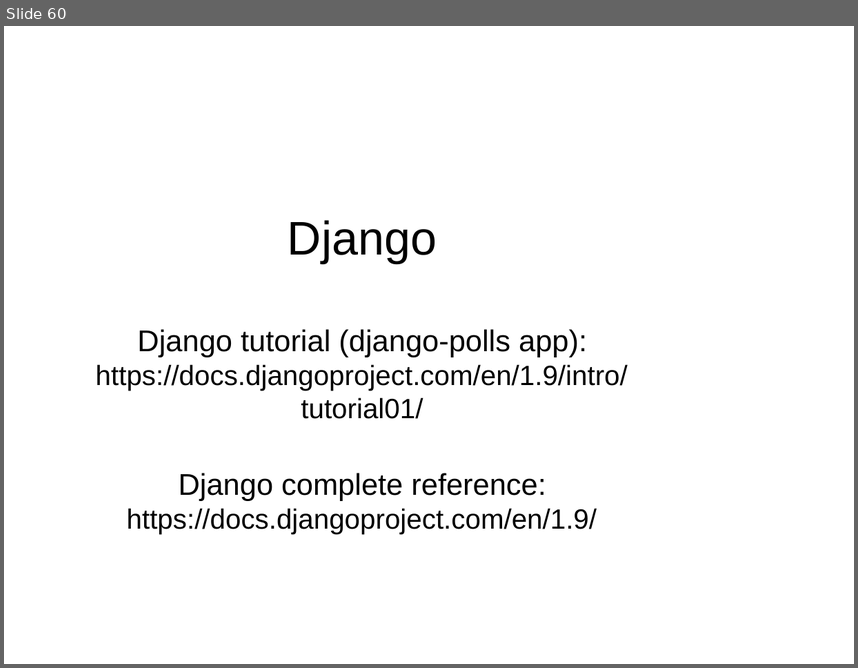
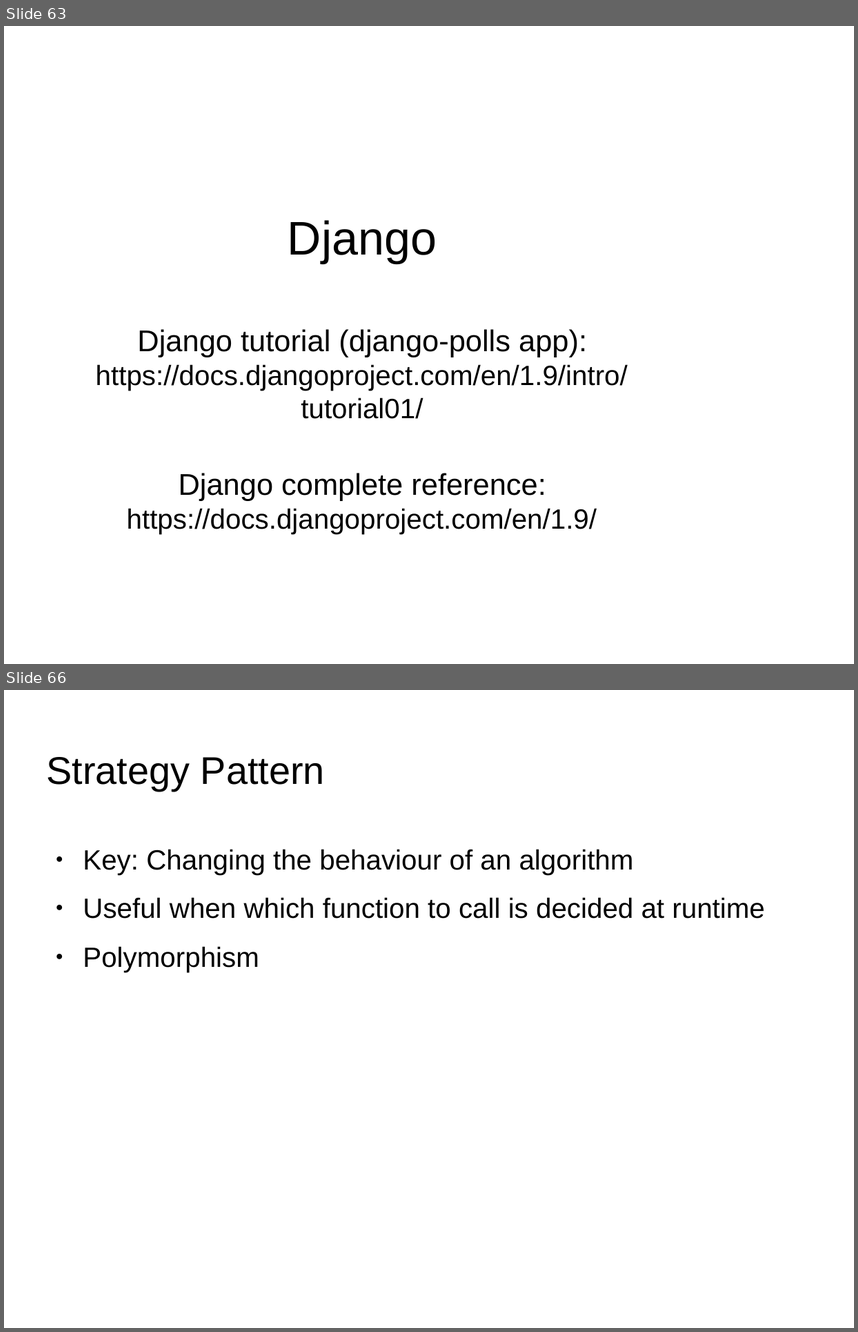
Before and after one commit to shikha-desai/Internship_PreWork, a slide deck: Python/Python_Notes.odp. Shown one above the other, each under a label of ours: slide 60 before the commit, slides 63 and 66 after it; the slides between them are not shown. The pictures are 858x668 and 858x1332 pixels, drawn with LibreOffice and Linux fonts; fonts in the diff are those of the drawing; background and template pictures are left out. Boxes give left, top, right and bottom in pixels: in the first picture for what was removed or moved away, otherwise in the second. Text is boxed around its words. In the diff, an @@ line names an element or a change of style, - is before the commit and + after.

Commit message:
Added few design patterns to python

```diff
--- a/Python/Python_Notes.odp
+++ b/Python/Python_Notes.odp
@@ slide 66 added at (4, 690, 854, 1328), background picture (left out) @@
@@ title added at (47, 757, 325, 791), 36 pt, text #000000 @@
+Strategy Pattern
@@ text added at (83, 849, 765, 972), 26 pt, text #000000 @@
+● Key: Changing the behaviour of an algorithm
+● Useful when which function to call is decided at runtime
+● Polymorphism
@@ what was slide 60 is now slide 63 @@
```
Also in this commit, not shown: 12 other slides added.
